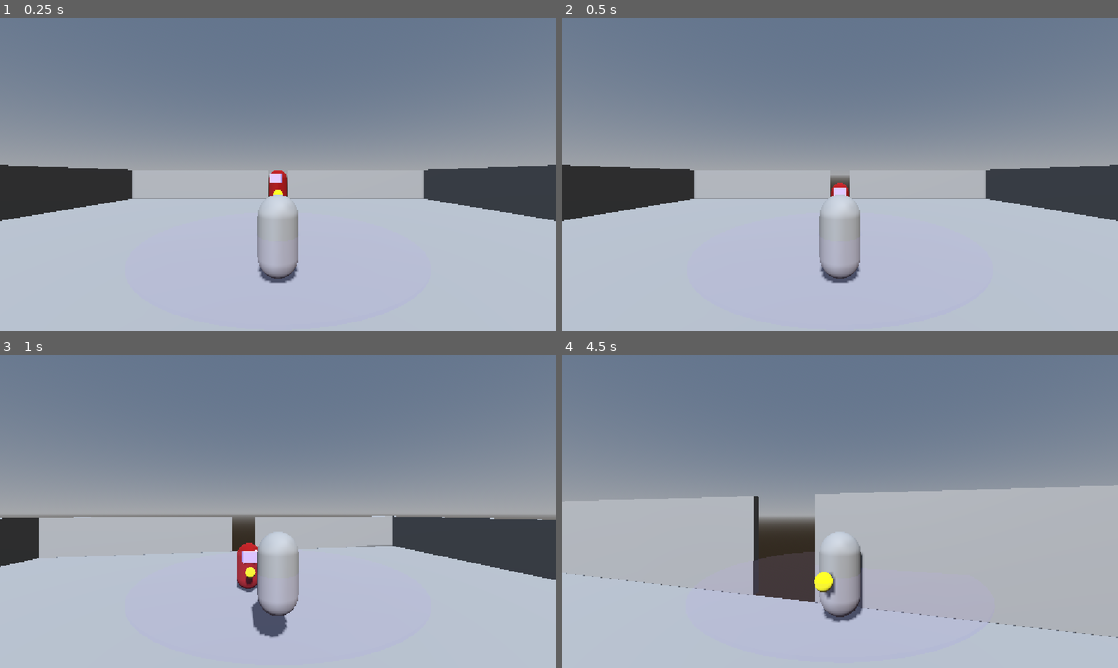
Above: before the commit, frames 1-4 (two rows, left to right).
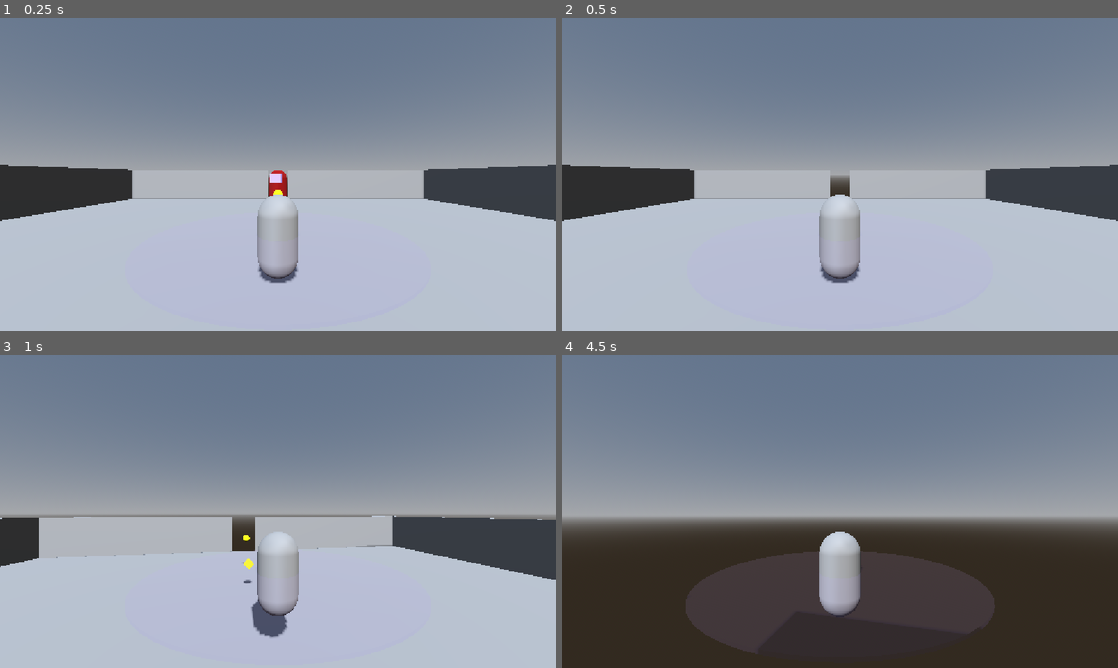
Above: after the commit, the same moments.

Repository: jaimesworks/SecondTryInGameMaking
Game: Godot game, scene res://Scenes/world.tscn
The game is run twice, just before and just after one commit, with the same random seed, the same clock (stepped at 60 frames per second) and the same inputs.
Inputs (mouse positions are in pixels of both pictures, inside the frame that each line leads up to):
- Up to frame 1 (0.25 s): no input
- Up to frame 2 (0.5 s): no input
- Up to frame 3 (1 s): tap Enter (ui_accept) at 0.5 s; move the mouse to (305, 511) at 0.52 s; hold W (move_forward) from 0.53 s (still down); tap Space (jump) at 0.77 s
- Up to frame 4 (4.5 s): keep holding W (move_forward); move the mouse to (812, 511) at 1.27 s; tap Space (jump) at 1.52, 3.02, 3.77 s; move the mouse to (851, 505) at 2.02 s; move the mouse to (834, 517) at 2.77 s; move the mouse to (878, 514) at 3.52 s; tap P (debug_key) at 4.15 s; move the mouse to (795, 508) at 4.27 s

Frame 1 is identical in both runs. In frame 2, 0.1% of the frame differs, in the area x 48-52%, y 52-58%; in frame 3, 0.5%; in frame 4, 47%, in the area x 0-100%, y 41-100%.

Commit message:
xp gem system created

Diff:
--- a/Scenes/enemy.tscn
+++ b/Scenes/enemy.tscn
@@ -2,12 +2,15 @@
 
 [ext_resource type="Script" uid="uid://n21ovi4u7yld" path="res://Scripts/Enemies/enemy.gd" id="1_1f0kj"]
 [ext_resource type="PackedScene" uid="uid://c8apyxns2oqop" path="res://Scenes/models/enemy_model.tscn" id="1_hghv2"]
+[ext_resource type="PackedScene" uid="uid://c0u4du53jiy0o" path="res://Scenes/xp_gem.tscn" id="2_287tu"]
 [ext_resource type="Script" uid="uid://ydf6wgjiyqtq" path="res://Scripts/Components/HealthComponent.gd" id="3_afpow"]
 
 [sub_resource type="CapsuleShape3D" id="CapsuleShape3D_ekxgv"]
 
 [node name="Enemy" type="CharacterBody3D" unique_id=807197159 groups=["enemy"]]
 script = ExtResource("1_1f0kj")
+xp_given = 999999
+xp_gem_scene = ExtResource("2_287tu")
 
 [node name="EnemyModel" parent="." unique_id=805391372 instance=ExtResource("1_hghv2")]
 
@@ -16,5 +19,5 @@
 
 [node name="HealthComponent" type="Node" parent="." unique_id=653204732]
 script = ExtResource("3_afpow")
-max_hp = 1000.0
+max_hp = 1.0
 metadata/_custom_type_script = "uid://ydf6wgjiyqtq"
--- a/Scenes/player.tscn
+++ b/Scenes/player.tscn
@@ -4,8 +4,8 @@
 [ext_resource type="PackedScene" uid="uid://dxn8nppmjyag2" path="res://Scenes/models/basic_model.tscn" id="2_cvnsp"]
 [ext_resource type="Script" uid="uid://ydf6wgjiyqtq" path="res://Scripts/Components/HealthComponent.gd" id="3_6t5aa"]
 [ext_resource type="Script" uid="uid://d5bu4edc31r3" path="res://Scripts/Modifiers/modifier_inventory.gd" id="5_fkybt"]
-[ext_resource type="Resource" uid="uid://d0mp7rfitxpgd" path="res://Data/Modifiers/attack_speed_modifier.tres" id="6_3smsa"]
 [ext_resource type="Script" uid="uid://c7r7vvsj2e1mw" path="res://Scripts/Components/StatsComponent.gd" id="6_x3wgy"]
+[ext_resource type="Script" uid="uid://dra6i81ddu0gy" path="res://Scripts/Components/ExperienceComponent.gd" id="7_3smsa"]
 
 [sub_resource type="CapsuleShape3D" id="CapsuleShape3D_eyx0u"]
 
@@ -43,5 +43,10 @@
 
 [node name="ModifierInventory" type="Node" parent="." unique_id=659147737]
 script = ExtResource("5_fkybt")
-debug_modifier = ExtResource("6_3smsa")
 metadata/_custom_type_script = "uid://d5bu4edc31r3"
+
+[node name="ExperienceComponent" type="Node" parent="." unique_id=1918233297]
+script = ExtResource("7_3smsa")
+metadata/_custom_type_script = "uid://dra6i81ddu0gy"
+
+[connection signal="leveled_up" from="ExperienceComponent" to="." method="_on_experience_component_leveled_up"]
--- /dev/null
+++ b/Scenes/xp_gem.tscn
@@ -0,0 +1,27 @@
+[gd_scene format=3 uid="uid://c0u4du53jiy0o"]
+
+[ext_resource type="Script" uid="uid://4sr1gas36iyp" path="res://Scripts/xp_gem.gd" id="1_1kps5"]
+
+[sub_resource type="StandardMaterial3D" id="StandardMaterial3D_eyx0u"]
+albedo_color = Color(1, 1, 0, 1)
+emission_enabled = true
+emission = Color(1, 1, 0, 1)
+emission_energy_multiplier = 4.0
+
+[sub_resource type="BoxMesh" id="BoxMesh_ekxgv"]
+material = SubResource("StandardMaterial3D_eyx0u")
+size = Vector3(0.3, 0.3, 0.3)
+
+[sub_resource type="SphereShape3D" id="SphereShape3D_ekxgv"]
+
+[node name="XpGem" type="Area3D" unique_id=835969426]
+script = ExtResource("1_1kps5")
+
+[node name="MeshInstance3D" type="MeshInstance3D" parent="." unique_id=160622606]
+transform = Transform3D(0.70710677, -0.70710677, 0, 0.70710677, 0.70710677, 0, 0, 0, 1, 0, 0, 0)
+mesh = SubResource("BoxMesh_ekxgv")
+
+[node name="CollisionShape3D" type="CollisionShape3D" parent="." unique_id=1599425226]
+shape = SubResource("SphereShape3D_ekxgv")
+
+[connection signal="body_entered" from="." to="." method="_on_body_entered"]
--- /dev/null
+++ b/Scripts/Components/ExperienceComponent.gd
@@ -0,0 +1,23 @@
+extends Node
+class_name ExperienceComponent
+
+var actual_xp := 0.0
+var actual_level := 0
+var xp_for_next_lvl := 10.0
+
+signal leveled_up(new_level: int)
+
+func on_leveled_up(new_level: int) -> void:
+	print("Nuevo nivel: ", new_level)
+
+func add_experience(amount: float) -> void:
+	actual_xp += amount
+	while actual_xp >= xp_for_next_lvl:
+		actual_xp = actual_xp - xp_for_next_lvl
+		actual_level += 1
+		xp_for_next_lvl = xp_for_next_lvl*1.20
+		leveled_up.emit(actual_level)
+
+func _unhandled_input(event: InputEvent) -> void:
+	if event.is_action_pressed("debug_key"):
+		add_experience(9000000000000)
--- a/Scripts/Enemies/enemy.gd
+++ b/Scripts/Enemies/enemy.gd
@@ -2,11 +2,15 @@
 
 var player : Node3D;
 
+@export var xp_given := 10
 @export var speed := 3.00
 @export var rotation_speed := 10.0 #how fast the model rotates when changing directions
+@export var xp_gem_scene : PackedScene
+
 
 @onready var model : Node3D = $EnemyModel
 @onready var healthComponent : Node = $HealthComponent
+
 
 func _ready() -> void:
 	player = get_tree().get_first_node_in_group("player")
@@ -33,4 +37,8 @@
 
 func _on_died():
 	print(self.name, " died")
+	var gem := xp_gem_scene.instantiate()
+	gem.value = xp_given
+	gem.position = global_position
+	get_tree().current_scene.add_child.call_deferred(gem)
 	queue_free()
--- a/Scripts/Modifiers/modifier_inventory.gd
+++ b/Scripts/Modifiers/modifier_inventory.gd
@@ -5,13 +5,10 @@
 var levels := {}
 @onready var stats_component : StatsComponent = get_parent().get_node("StatsComponent")
 
-#DEBUG, quitar
-@export var debug_modifier: ModifierData
-func _unhandled_input(event: InputEvent) -> void:
-	if event.is_action_pressed("debug_key"):
-		upgrade(debug_modifier, Rarity.Tier.values().pick_random())
-
 func can_upgrade(modifier: ModifierData) -> bool :
+	#check if the modifier is already on inventory
+	#if yes, return false if is already maxed out
+	#if not, return false if the inventory is full
 	if levels.has(modifier) :
 		return levels[modifier] < modifier.max_level
 	return levels.size() < max_slots
--- a/Scripts/player.gd
+++ b/Scripts/player.gd
@@ -11,9 +11,6 @@
 @onready var model: Node3D = $model #reference to de model to rotate it
 @onready var healthComponent: Node = $HealthComponent #reference to the healthcomponent
 @onready var hurtbox: Area3D = $Hurtbox #reference to the hurtbox
-
-const BULLET_SCENE := preload("res://Scenes/bullet.tscn")
-
 
 func _ready() -> void:
 	Input.mouse_mode = Input.MOUSE_MODE_CAPTURED
@@ -74,3 +71,7 @@
 func _on_died():
 	print(self.name, " died")
 	get_tree().reload_current_scene()
+
+
+func _on_experience_component_leveled_up(new_level: int) -> void:
+	print(new_level)
--- /dev/null
+++ b/Scripts/xp_gem.gd
@@ -0,0 +1,8 @@
+extends Area3D
+
+@export var value := 1
+
+func _on_body_entered(body: Node3D) -> void:
+	if body.is_in_group("player"):
+		body.get_node("ExperienceComponent").add_experience(value)
+		queue_free()
Not shown, added: Scripts/Components/ExperienceComponent.gd.uid
Not shown, added: Scripts/xp_gem.gd.uid
